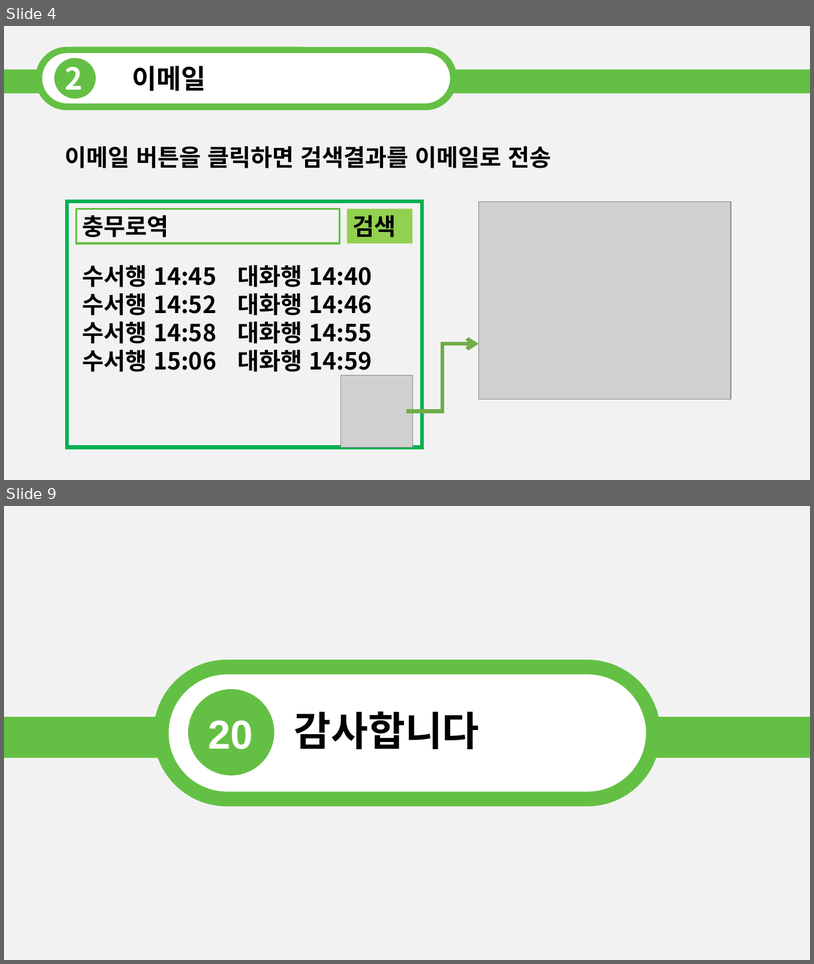
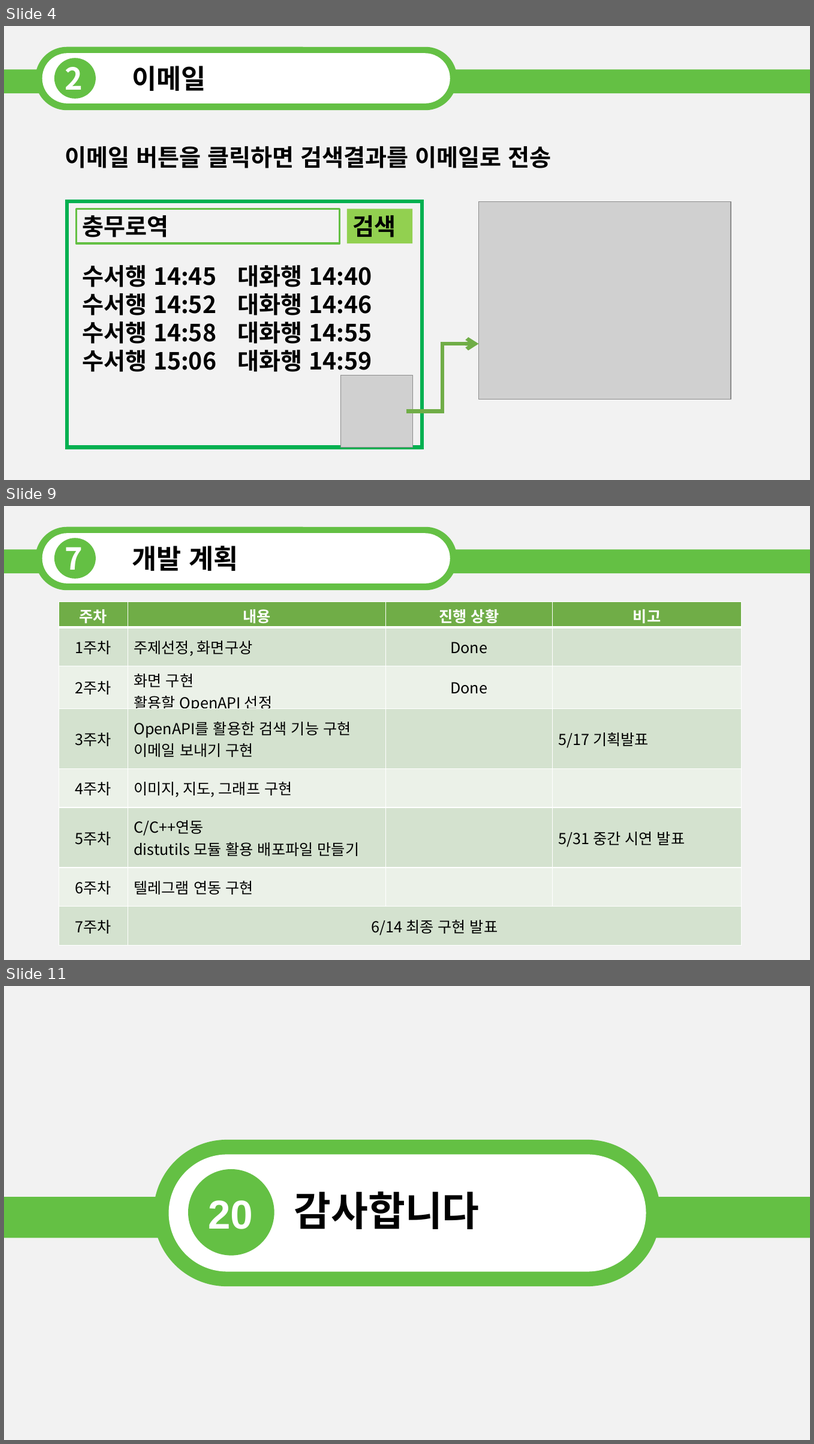
Before and after one commit to dev-kkyu/scriptlang, a slide deck: 기획발표_최종.pptx. Shown one above the other, each under a label of ours: slides 4 and 9 before the commit, slides 4, 9 and 11 after it; the slides between them are not shown. The pictures are 814x964 and 814x1444 pixels, drawn with LibreOffice and Linux fonts; fonts in the diff are those of the drawing; grey boxes stand for pictures. Boxes give left, top, right and bottom in pixels: in the first picture for what was removed or moved away, otherwise in the second. Text is boxed around its words. In the diff, an @@ line names an element or a change of style, - is before the commit and + after.

```diff
--- a/기획발표_최종.pptx
+++ b/기획발표_최종.pptx
@@ slide 9 added at [4, 506, 810, 960], background #FFFFFF; not listed: 1 template element that a slide beside it also shows @@
@@ group added at [4, 526, 810, 590]: 2 rounded rectangles, 2 texts, 1 rectangle, 1 ellipse @@
+7
+개발 계획
@@ table added at [59, 601, 743, 945], 8 rows, 4 columns @@
+주차 | 내용 | 진행 상황 | 비고
+1주차 | 주제선정, 화면구상 | Done | 
+2주차 | 화면 구현 / 활용할 OpenAPI 선정 | Done | 
+3주차 | OpenAPI를 활용한 검색 기능 구현 / 이메일 보내기 구현 |  | 5/17 기획발표
+4주차 | 이미지, 지도, 그래프 구현 |  | 
+5주차 | C/C++연동 / distutils 모듈 활용 배포파일 만들기 |  | 5/31 중간 시연 발표
+6주차 | 텔레그램 연동 구현 |  | 
+7주차 | 6/14 최종 구현 발표 |  | 
@@ what was slide 9 is now slide 11 @@
```
Also in this commit, not shown: 7 slides changed, 1 other slide added.
